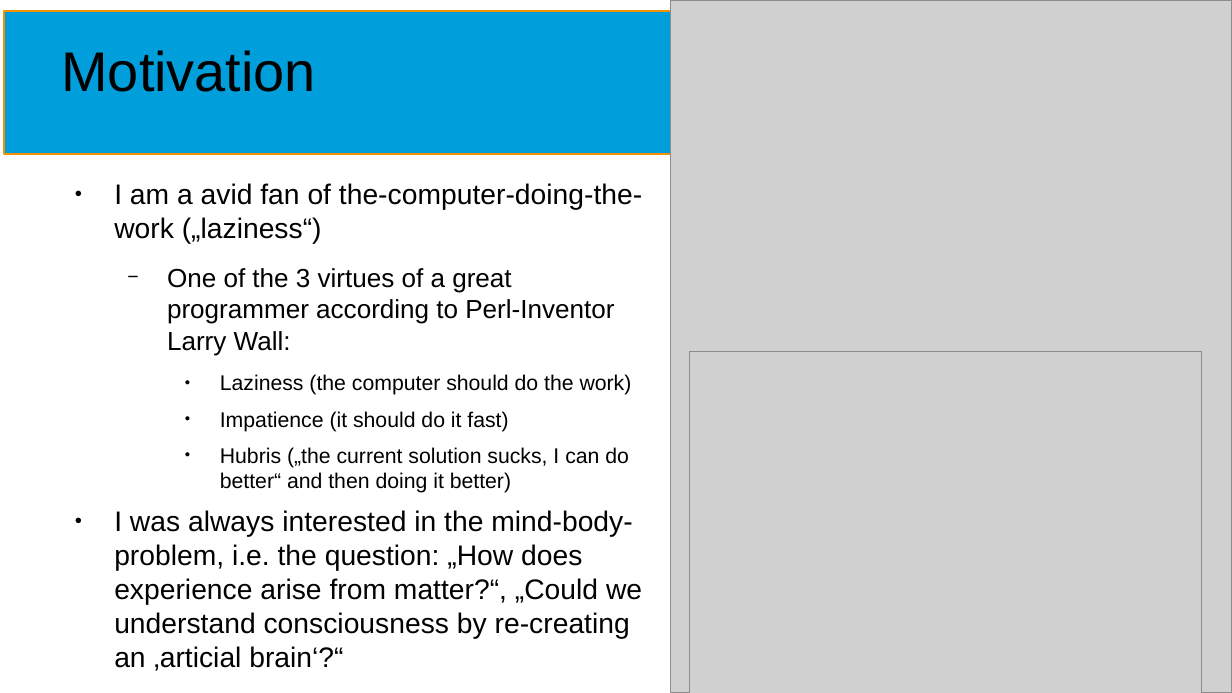
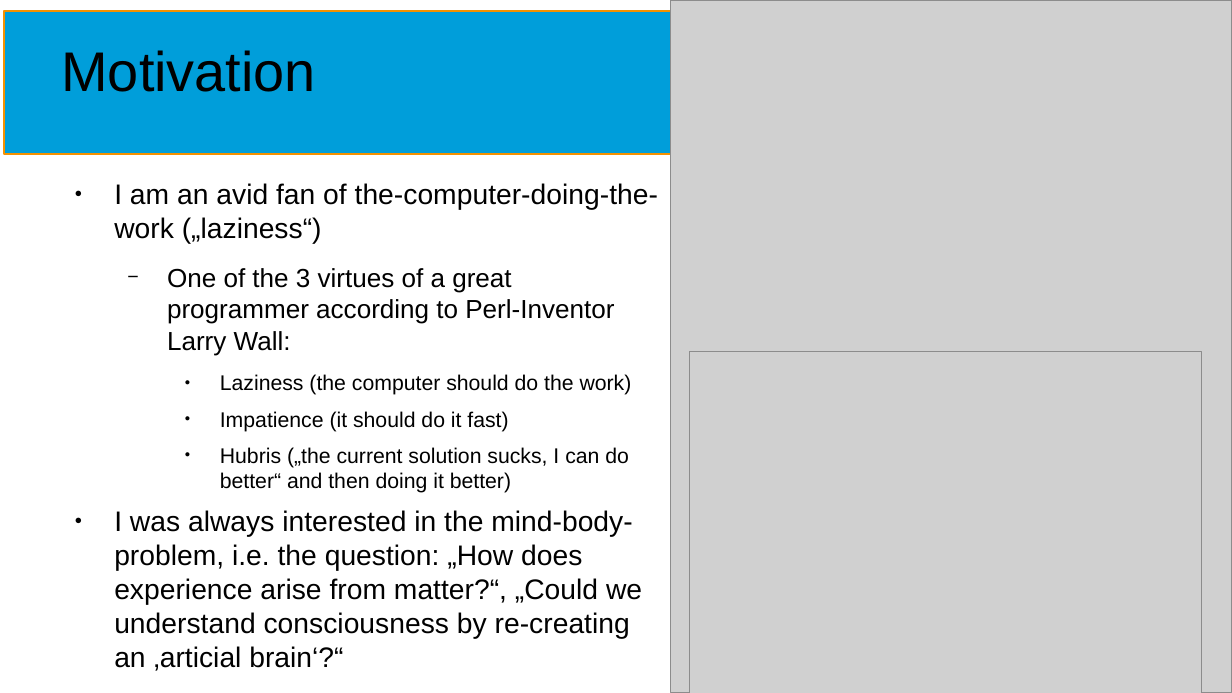
Before and after one commit to NormanTUD/asanAI, a slide deck: slide 2 of manual/asanai.odp. Drawn at 1232x693 pixels with LibreOffice and Linux fonts; fonts in the diff are those of the drawing; grey boxes stand for pictures. Boxes give left, top, right and bottom in pixels: in the first picture for what was removed or moved away, otherwise in the second. Text is boxed around its words. In the diff, an @@ line names an element or a change of style, - is before the commit and + after.

```diff
--- a/manual/asanai.odp
+++ b/manual/asanai.odp
@@ text at box(114, 183, 658, 244): text changed @@
-● I am a avid fan of the-computer-doing-the-work („laziness“)
+● I am an avid fan of the-computer-doing-the-work („laziness“)
```
Also in this commit, not shown: 1 other slide changed.
